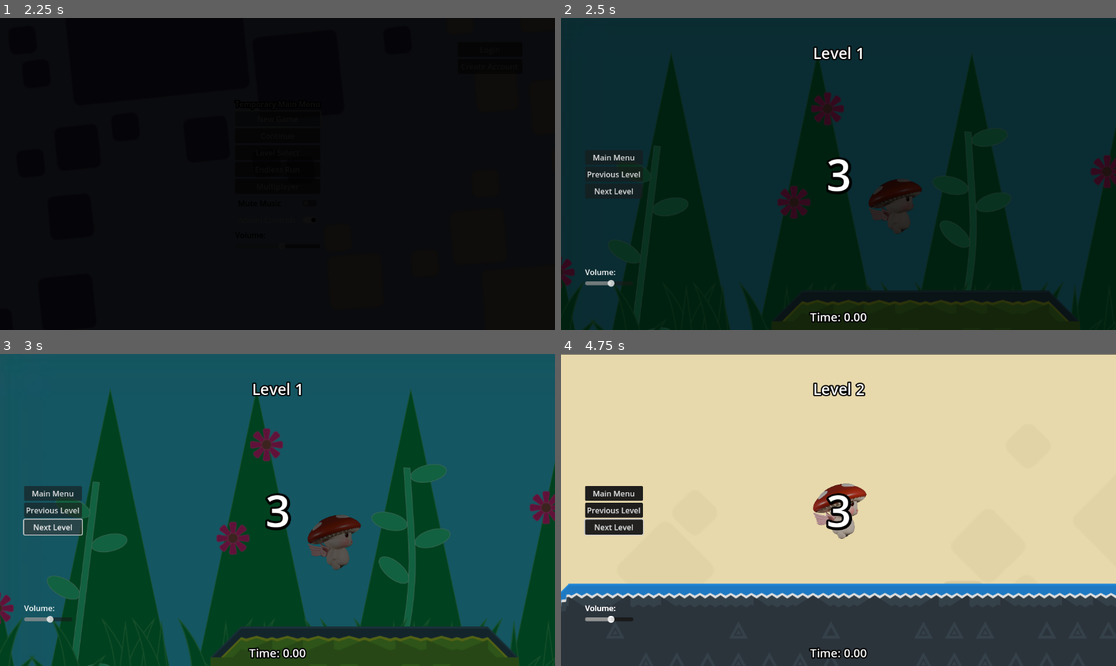
Above: before the commit, frames 1-4 (two rows, left to right).
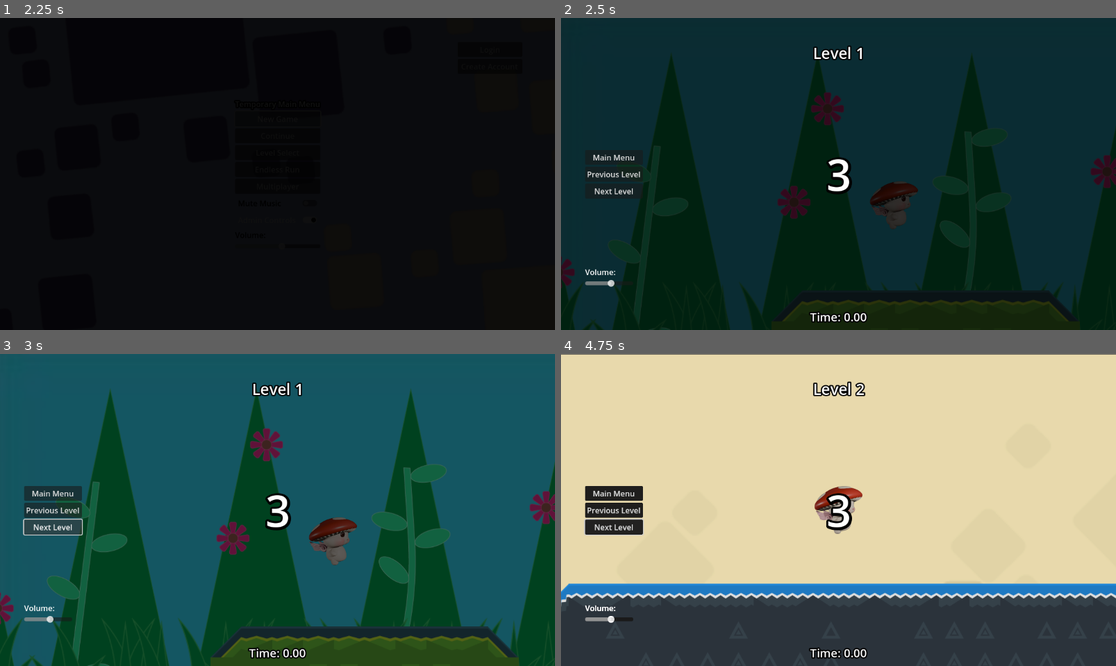
Above: after the commit, the same moments.

Repository: dustngroh/CapstoneProject
Game: Godot game, scene res://scenes/main/Game.tscn
Two runs of this game, one before a commit and one after it. Both use one fixed random seed, a clock stepped at 60 frames per second and the inputs below. The engine's default icon, where the game draws it, is replaced by a stand-in: a white triangle on a blue panel in a dark square.
Inputs:
- Up to frame 1 (2.25 s): tap Enter at 0.5 s; hold Right (walk_right) 0.53-1.25 s; tap Space (jump) at 0.6, 0.77, 1.07 s; click "New Game" at 1.25 s; click "New Game" at 2 s
- Up to frame 2 (2.5 s): no input
- Up to frame 3 (3 s): click "Next Level" at 2.75 s
- Up to frame 4 (4.75 s): click "Next Level" at 3.5 s; hold Right (walk_right) from 4.28 s (still down); tap Space (jump) at 4.35, 4.52 s

Frame 1 is identical in both runs. In frame 2, 0.3% of the frame differs, in the area x 55-65%, y 51-70%; in frame 3, 0.4%; in frame 4, 0.5%, in the area x 45-56%, y 41-60%.

Commit message:
Integrate new animations

Diff:
--- a/run-game/scenes/entities/characters/player/character_body_2d.gd
+++ b/run-game/scenes/entities/characters/player/character_body_2d.gd
@@ -56,14 +56,14 @@
 
 	# Determine animation state
 	if !is_on_floor():
-		$AnimatedSprite2D.play("jump")  # Play jump animation when airborne
-	elif Input.is_action_pressed("hold_down"):
-		$AnimatedSprite2D.play("down")  # Play crouch animation
+		$AnimatedSprite2D.play("jumping")  # Play jump animation when airborne
+	#elif Input.is_action_pressed("hold_down"):
+		#$AnimatedSprite2D.play("down")  # Play crouch animation
 	elif dir != 0:
-		$AnimatedSprite2D.play("walk")
+		$AnimatedSprite2D.play("walking")
 		$AnimatedSprite2D.speed_scale = abs(velocity.x) / normal_speed  # Adjust speed of animation
 	else:
-		$AnimatedSprite2D.play("default")
+		$AnimatedSprite2D.play("walking")
 		$AnimatedSprite2D.speed_scale = 1.0  # Reset for idle
 
 	if dir != 0:
--- a/run-game/scenes/entities/characters/player/character_body_2d.tscn
+++ b/run-game/scenes/entities/characters/player/character_body_2d.tscn
@@ -6,6 +6,68 @@
 [ext_resource type="Texture2D" uid="uid://unpom05ptbn6" path="res://assets/character/mush_jump.png" id="4_25wr1"]
 [ext_resource type="Texture2D" uid="uid://5n4sh6pdnety" path="res://assets/character/mush_walk.png" id="4_kx6kq"]
 [ext_resource type="Texture2D" uid="uid://dp7kwx0ioaiqh" path="res://assets/character/Walk_1.png" id="5_w4lio"]
+[ext_resource type="Texture2D" uid="uid://dcil3oke48yji" path="res://assets/character/Jump.png" id="5_xnvap"]
+[ext_resource type="Texture2D" uid="uid://d1v64t5lc00ly" path="res://assets/character/walk_redo.png" id="8_v1mvy"]
+
+[sub_resource type="AtlasTexture" id="AtlasTexture_kuhvw"]
+atlas = ExtResource("5_xnvap")
+region = Rect2(100, 100, 200, 200)
+
+[sub_resource type="AtlasTexture" id="AtlasTexture_ylh1s"]
+atlas = ExtResource("5_xnvap")
+region = Rect2(300, 100, 200, 200)
+
+[sub_resource type="AtlasTexture" id="AtlasTexture_e38fl"]
+atlas = ExtResource("5_xnvap")
+region = Rect2(500, 100, 200, 200)
+
+[sub_resource type="AtlasTexture" id="AtlasTexture_o15lq"]
+atlas = ExtResource("5_xnvap")
+region = Rect2(700, 100, 200, 200)
+
+[sub_resource type="AtlasTexture" id="AtlasTexture_nh155"]
+atlas = ExtResource("5_xnvap")
+region = Rect2(900, 100, 200, 200)
+
+[sub_resource type="AtlasTexture" id="AtlasTexture_q8x1v"]
+atlas = ExtResource("5_xnvap")
+region = Rect2(100, 300, 200, 200)
+
+[sub_resource type="AtlasTexture" id="AtlasTexture_lbj7q"]
+atlas = ExtResource("5_xnvap")
+region = Rect2(300, 300, 200, 200)
+
+[sub_resource type="AtlasTexture" id="AtlasTexture_4v5gc"]
+atlas = ExtResource("5_xnvap")
+region = Rect2(500, 300, 200, 200)
+
+[sub_resource type="AtlasTexture" id="AtlasTexture_xsgap"]
+atlas = ExtResource("5_xnvap")
+region = Rect2(700, 300, 200, 200)
+
+[sub_resource type="AtlasTexture" id="AtlasTexture_hdxbd"]
+atlas = ExtResource("5_xnvap")
+region = Rect2(900, 300, 200, 200)
+
+[sub_resource type="AtlasTexture" id="AtlasTexture_yhn1y"]
+atlas = ExtResource("5_xnvap")
+region = Rect2(100, 500, 200, 200)
+
+[sub_resource type="AtlasTexture" id="AtlasTexture_2i6fk"]
+atlas = ExtResource("5_xnvap")
+region = Rect2(300, 500, 200, 200)
+
+[sub_resource type="AtlasTexture" id="AtlasTexture_wjgfq"]
+atlas = ExtResource("5_xnvap")
+region = Rect2(500, 500, 200, 200)
+
+[sub_resource type="AtlasTexture" id="AtlasTexture_ivw43"]
+atlas = ExtResource("5_xnvap")
+region = Rect2(700, 500, 200, 200)
+
+[sub_resource type="AtlasTexture" id="AtlasTexture_4cga3"]
+atlas = ExtResource("5_xnvap")
+region = Rect2(900, 500, 200, 200)
 
 [sub_resource type="AtlasTexture" id="AtlasTexture_vb5hm"]
 atlas = ExtResource("5_w4lio")
@@ -150,6 +212,66 @@
 [sub_resource type="AtlasTexture" id="AtlasTexture_pqqqi"]
 atlas = ExtResource("5_w4lio")
 region = Rect2(272, 806, 200, 200)
+
+[sub_resource type="AtlasTexture" id="AtlasTexture_6kxuw"]
+atlas = ExtResource("8_v1mvy")
+region = Rect2(0, 0, 200, 200)
+
+[sub_resource type="AtlasTexture" id="AtlasTexture_dixn7"]
+atlas = ExtResource("8_v1mvy")
+region = Rect2(200, 0, 200, 200)
+
+[sub_resource type="AtlasTexture" id="AtlasTexture_1ke8x"]
+atlas = ExtResource("8_v1mvy")
+region = Rect2(400, 0, 200, 200)
+
+[sub_resource type="AtlasTexture" id="AtlasTexture_7lave"]
+atlas = ExtResource("8_v1mvy")
+region = Rect2(600, 0, 200, 200)
+
+[sub_resource type="AtlasTexture" id="AtlasTexture_3tyi1"]
+atlas = ExtResource("8_v1mvy")
+region = Rect2(800, 0, 200, 200)
+
+[sub_resource type="AtlasTexture" id="AtlasTexture_7eeir"]
+atlas = ExtResource("8_v1mvy")
+region = Rect2(0, 200, 200, 200)
+
+[sub_resource type="AtlasTexture" id="AtlasTexture_mqe55"]
+atlas = ExtResource("8_v1mvy")
+region = Rect2(200, 200, 200, 200)
+
+[sub_resource type="AtlasTexture" id="AtlasTexture_j87jr"]
+atlas = ExtResource("8_v1mvy")
+region = Rect2(400, 200, 200, 200)
+
+[sub_resource type="AtlasTexture" id="AtlasTexture_oy5mo"]
+atlas = ExtResource("8_v1mvy")
+region = Rect2(600, 200, 200, 200)
+
+[sub_resource type="AtlasTexture" id="AtlasTexture_b5lgn"]
+atlas = ExtResource("8_v1mvy")
+region = Rect2(800, 200, 200, 200)
+
+[sub_resource type="AtlasTexture" id="AtlasTexture_5roxj"]
+atlas = ExtResource("8_v1mvy")
+region = Rect2(0, 400, 200, 200)
+
+[sub_resource type="AtlasTexture" id="AtlasTexture_8o65m"]
+atlas = ExtResource("8_v1mvy")
+region = Rect2(200, 400, 200, 200)
+
+[sub_resource type="AtlasTexture" id="AtlasTexture_aetqq"]
+atlas = ExtResource("8_v1mvy")
+region = Rect2(400, 400, 200, 200)
+
+[sub_resource type="AtlasTexture" id="AtlasTexture_pep1d"]
+atlas = ExtResource("8_v1mvy")
+region = Rect2(600, 400, 200, 200)
+
+[sub_resource type="AtlasTexture" id="AtlasTexture_akf1a"]
+atlas = ExtResource("8_v1mvy")
+region = Rect2(800, 400, 200, 200)
 
 [sub_resource type="SpriteFrames" id="SpriteFrames_1huyh"]
 animations = [{
@@ -179,6 +301,56 @@
 }, {
 "frames": [{
 "duration": 1.0,
+"texture": SubResource("AtlasTexture_kuhvw")
+}, {
+"duration": 1.0,
+"texture": SubResource("AtlasTexture_ylh1s")
+}, {
+"duration": 1.0,
+"texture": SubResource("AtlasTexture_e38fl")
+}, {
+"duration": 1.0,
+"texture": SubResource("AtlasTexture_o15lq")
+}, {
+"duration": 1.0,
+"texture": SubResource("AtlasTexture_nh155")
+}, {
+"duration": 1.0,
+"texture": SubResource("AtlasTexture_q8x1v")
+}, {
+"duration": 1.0,
+"texture": SubResource("AtlasTexture_lbj7q")
+}, {
+"duration": 1.0,
+"texture": SubResource("AtlasTexture_4v5gc")
+}, {
+"duration": 1.0,
+"texture": SubResource("AtlasTexture_xsgap")
+}, {
+"duration": 1.0,
+"texture": SubResource("AtlasTexture_hdxbd")
+}, {
+"duration": 1.0,
+"texture": SubResource("AtlasTexture_yhn1y")
+}, {
+"duration": 1.0,
+"texture": SubResource("AtlasTexture_2i6fk")
+}, {
+"duration": 1.0,
+"texture": SubResource("AtlasTexture_wjgfq")
+}, {
+"duration": 1.0,
+"texture": SubResource("AtlasTexture_ivw43")
+}, {
+"duration": 1.0,
+"texture": SubResource("AtlasTexture_4cga3")
+}],
+"loop": true,
+"name": &"jumping",
+"speed": 18.0
+}, {
+"frames": [{
+"duration": 1.0,
 "texture": SubResource("AtlasTexture_vb5hm")
 }, {
 "duration": 1.0,
@@ -353,11 +525,61 @@
 "loop": true,
 "name": &"walk",
 "speed": 5.0
+}, {
+"frames": [{
+"duration": 1.0,
+"texture": SubResource("AtlasTexture_6kxuw")
+}, {
+"duration": 1.0,
+"texture": SubResource("AtlasTexture_dixn7")
+}, {
+"duration": 1.0,
+"texture": SubResource("AtlasTexture_1ke8x")
+}, {
+"duration": 1.0,
+"texture": SubResource("AtlasTexture_7lave")
+}, {
+"duration": 1.0,
+"texture": SubResource("AtlasTexture_3tyi1")
+}, {
+"duration": 1.0,
+"texture": SubResource("AtlasTexture_7eeir")
+}, {
+"duration": 1.0,
+"texture": SubResource("AtlasTexture_mqe55")
+}, {
+"duration": 1.0,
+"texture": SubResource("AtlasTexture_j87jr")
+}, {
+"duration": 1.0,
+"texture": SubResource("AtlasTexture_oy5mo")
+}, {
+"duration": 1.0,
+"texture": SubResource("AtlasTexture_b5lgn")
+}, {
+"duration": 1.0,
+"texture": SubResource("AtlasTexture_5roxj")
+}, {
+"duration": 1.0,
+"texture": SubResource("AtlasTexture_8o65m")
+}, {
+"duration": 1.0,
+"texture": SubResource("AtlasTexture_aetqq")
+}, {
+"duration": 1.0,
+"texture": SubResource("AtlasTexture_pep1d")
+}, {
+"duration": 1.0,
+"texture": SubResource("AtlasTexture_akf1a")
+}],
+"loop": true,
+"name": &"walking",
+"speed": 12.0
 }]
 
 [sub_resource type="CapsuleShape2D" id="CapsuleShape2D_ylba3"]
-radius = 43.0
-height = 120.0
+radius = 35.0
+height = 98.0
 
 [node name="CharacterBody2D" type="CharacterBody2D" groups=["player"]]
 floor_max_angle = 0.802851
@@ -373,11 +595,11 @@
 drag_vertical_enabled = true
 
 [node name="AnimatedSprite2D" type="AnimatedSprite2D" parent="."]
-scale = Vector2(0.15, 0.15)
+scale = Vector2(0.5, 0.5)
 sprite_frames = SubResource("SpriteFrames_1huyh")
-animation = &"new_animation"
-autoplay = "default"
-frame_progress = 0.0246539
+animation = &"walking"
+autoplay = "jumping"
+frame_progress = 0.0243017
 
 [node name="CoyoteTimer" type="Timer" parent="."]
 one_shot = true
Binary file added: run-game/assets/character/Jump.png
Not shown, added: run-game/assets/character/Jump.png.import
Binary file added: run-game/assets/character/walk_redo.png
Not shown, added: run-game/assets/character/walk_redo.png.import
Not shown: 1 places in run-game/scenes/entities/characters/player/character_body_2d.tscn that only renumber resources
Not shown, changed: docs/index.html
Not shown, changed: docs/index.pck
